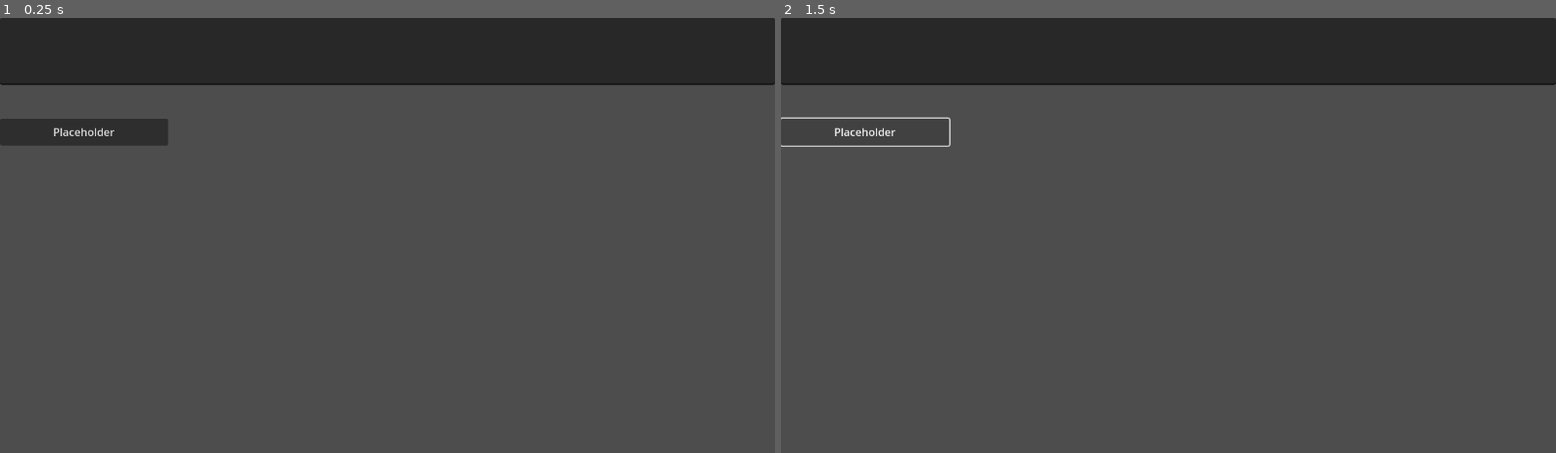
Above: before the commit, frames 1-2 (left to right).
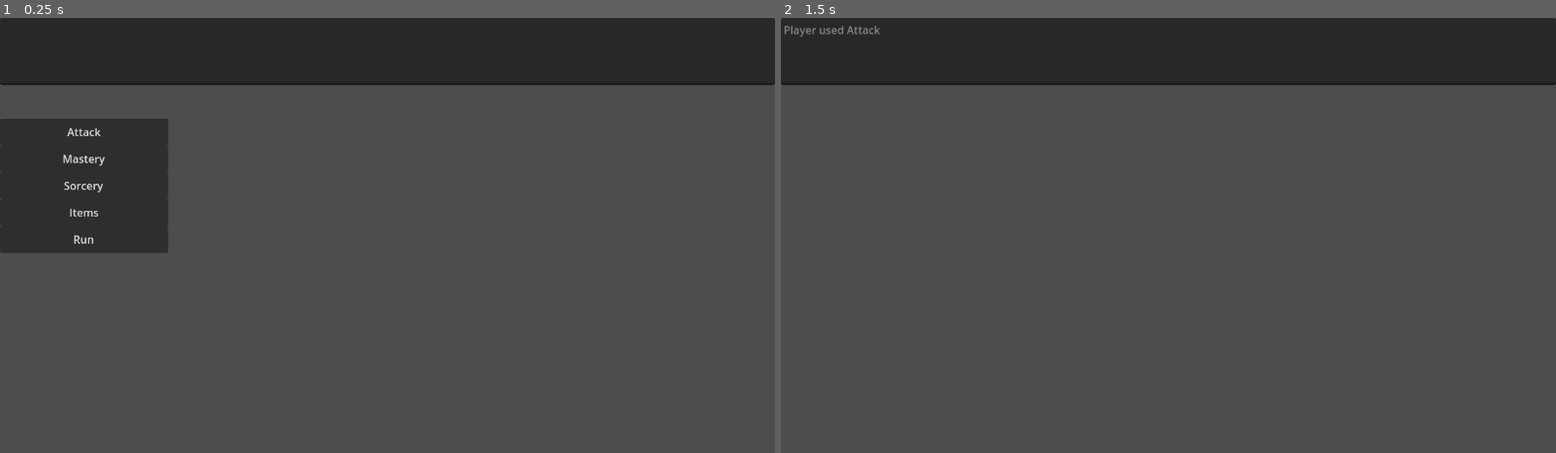
Above: after the commit, the same moments.

Repository: Vipul-Vaibhav27/TurnBasedRPG
Game: Godot game, scene res://Scenes/UI/combat_player_ui.tscn
The game is run twice, just before and just after one commit, with the same random seed, the same clock (stepped at 60 frames per second) and the same inputs.
Inputs (mouse positions are in pixels of both pictures, inside the frame that each line leads up to):
- Up to frame 1 (0.25 s): no input
- Up to frame 2 (1.5 s): click (866, 131) at 0.5 s, where only the run before the commit has a clickable "Placeholder"; click (866, 131) at 1.25 s, where only the run before the commit has a clickable "Placeholder"

The runs differ from the first frame. In frame 1, 5.3% of the frame differs, in the area x 0-22%, y 25-54%; in frame 2, 0.4%.
Error before the commit: Parse Error: Preload file "res://Scenes/menu_item.tscn" does not exist. (res://Scripts/UI/menu.gd:4)

Commit message:
Put sprites

Diff:
--- a/Data/player_enemies.json
+++ b/Data/player_enemies.json
@@ -1,4 +1,62 @@
 {
-	"Players" : ["Pikachu", "Charmander"],
-	"Enemies" : ["Bulbasour", "Squirtle"],
+	"Player" : {
+		"PK1" : {
+			"name" : "Charmander",
+			"types" : ["Fire"],
+			"base_stats": {
+				"HP": 78,
+				"ATK": 100,
+				"DEF": 200,
+				"SPATK": 100,
+				"SPDEF": 200,
+				"SPD": 10
+			},
+
+			"xp_yield" : 40,
+		},
+		"PK2" : {
+			"name" : "Squirtle",
+			"types" : ["Water"],
+			"base_stats": {
+				"HP": 150,
+				"ATK": 125,
+				"DEF": 173,
+				"SPATK": 200,
+				"SPDEF": 123,
+				"SPD": 6
+			},
+
+			"xp_yield" : 40,
+		},
+	},
+	"Enemy" : {
+		"PK3" : {
+			"name" : "Pikachu",
+			"types" : ["Electric"],
+			"base_stats": {
+				"HP": 175,
+				"ATK": 125,
+				"DEF": 125,
+				"SPATK": 250,
+				"SPDEF": 175,
+				"SPD": 3
+			},
+
+			"xp_yield" : 50,
+		},
+		"PK4" : {
+			"name" : "Bulbasaur",
+			"types" : ["Leaf"],
+			"base_stats": {
+				"HP": 123,
+				"ATK": 184,
+				"DEF": 125,
+				"SPATK": 238,
+				"SPDEF": 138,
+				"SPD": 5
+			},
+
+			"xp_yield" : 60,
+		},
+	},
 }
--- a/Scenes/enemy_character.tscn
+++ b/Scenes/enemy_character.tscn
@@ -1,6 +1,62 @@
-[gd_scene load_steps=2 format=3 uid="uid://crmeup0pjy7wf"]
+[gd_scene load_steps=10 format=3 uid="uid://crmeup0pjy7wf"]
 
 [ext_resource type="Script" uid="uid://ce135hhera764" path="res://Scripts/enemy_character.gd" id="1_kxb12"]
+[ext_resource type="Texture2D" uid="uid://yxkxoos47v6u" path="res://Assets/Art/worm spritesheet.png" id="2_2u673"]
+
+[sub_resource type="AtlasTexture" id="AtlasTexture_qev2r"]
+atlas = ExtResource("2_2u673")
+region = Rect2(0, 32, 32, 32)
+
+[sub_resource type="AtlasTexture" id="AtlasTexture_sqa42"]
+atlas = ExtResource("2_2u673")
+region = Rect2(32, 32, 32, 32)
+
+[sub_resource type="AtlasTexture" id="AtlasTexture_5k6cu"]
+atlas = ExtResource("2_2u673")
+region = Rect2(64, 32, 32, 32)
+
+[sub_resource type="AtlasTexture" id="AtlasTexture_n37lv"]
+atlas = ExtResource("2_2u673")
+region = Rect2(96, 32, 32, 32)
+
+[sub_resource type="AtlasTexture" id="AtlasTexture_umhxm"]
+atlas = ExtResource("2_2u673")
+region = Rect2(128, 32, 32, 32)
+
+[sub_resource type="AtlasTexture" id="AtlasTexture_w4pgr"]
+atlas = ExtResource("2_2u673")
+region = Rect2(160, 32, 32, 32)
+
+[sub_resource type="SpriteFrames" id="SpriteFrames_nsn3q"]
+animations = [{
+"frames": [{
+"duration": 1.0,
+"texture": SubResource("AtlasTexture_qev2r")
+}, {
+"duration": 1.0,
+"texture": SubResource("AtlasTexture_sqa42")
+}, {
+"duration": 1.0,
+"texture": SubResource("AtlasTexture_5k6cu")
+}, {
+"duration": 1.0,
+"texture": SubResource("AtlasTexture_n37lv")
+}, {
+"duration": 1.0,
+"texture": SubResource("AtlasTexture_umhxm")
+}, {
+"duration": 1.0,
+"texture": SubResource("AtlasTexture_w4pgr")
+}],
+"loop": true,
+"name": &"bite",
+"speed": 5.0
+}]
 
 [node name="EnemyCharacter" type="Node2D"]
 script = ExtResource("1_kxb12")
+
+[node name="AnimatedSprite2D" type="AnimatedSprite2D" parent="."]
+sprite_frames = SubResource("SpriteFrames_nsn3q")
+animation = &"bite"
+frame_progress = 0.16956457
--- a/Scenes/player_character.tscn
+++ b/Scenes/player_character.tscn
@@ -1,8 +1,76 @@
-[gd_scene load_steps=2 format=3 uid="uid://cf11t36eqnirk"]
+[gd_scene load_steps=12 format=3 uid="uid://cf11t36eqnirk"]
 
 [ext_resource type="Script" uid="uid://75a7pmwur4o5" path="res://Scripts/player_character.gd" id="1_qcwfp"]
+[ext_resource type="Texture2D" uid="uid://cfpxdj6it7bu5" path="res://Assets/Art/eyeball spritesheet.png" id="2_cmdk4"]
+
+[sub_resource type="AtlasTexture" id="AtlasTexture_o0f8b"]
+atlas = ExtResource("2_cmdk4")
+region = Rect2(0, 0, 32, 32)
+
+[sub_resource type="AtlasTexture" id="AtlasTexture_wko77"]
+atlas = ExtResource("2_cmdk4")
+region = Rect2(32, 0, 32, 32)
+
+[sub_resource type="AtlasTexture" id="AtlasTexture_pb3n0"]
+atlas = ExtResource("2_cmdk4")
+region = Rect2(64, 0, 32, 32)
+
+[sub_resource type="AtlasTexture" id="AtlasTexture_ons1q"]
+atlas = ExtResource("2_cmdk4")
+region = Rect2(96, 0, 32, 32)
+
+[sub_resource type="AtlasTexture" id="AtlasTexture_ajo0r"]
+atlas = ExtResource("2_cmdk4")
+region = Rect2(128, 0, 32, 32)
+
+[sub_resource type="AtlasTexture" id="AtlasTexture_flf3p"]
+atlas = ExtResource("2_cmdk4")
+region = Rect2(160, 0, 32, 32)
+
+[sub_resource type="AtlasTexture" id="AtlasTexture_fcng2"]
+atlas = ExtResource("2_cmdk4")
+region = Rect2(192, 0, 32, 32)
+
+[sub_resource type="AtlasTexture" id="AtlasTexture_q5hbr"]
+atlas = ExtResource("2_cmdk4")
+region = Rect2(224, 0, 32, 32)
+
+[sub_resource type="SpriteFrames" id="SpriteFrames_w775p"]
+animations = [{
+"frames": [{
+"duration": 1.0,
+"texture": SubResource("AtlasTexture_o0f8b")
+}, {
+"duration": 1.0,
+"texture": SubResource("AtlasTexture_wko77")
+}, {
+"duration": 1.0,
+"texture": SubResource("AtlasTexture_pb3n0")
+}, {
+"duration": 1.0,
+"texture": SubResource("AtlasTexture_ons1q")
+}, {
+"duration": 1.0,
+"texture": SubResource("AtlasTexture_ajo0r")
+}, {
+"duration": 1.0,
+"texture": SubResource("AtlasTexture_flf3p")
+}, {
+"duration": 1.0,
+"texture": SubResource("AtlasTexture_fcng2")
+}, {
+"duration": 1.0,
+"texture": SubResource("AtlasTexture_q5hbr")
+}],
+"loop": true,
+"name": &"Idle",
+"speed": 8.0
+}]
 
 [node name="PlayerCharacter" type="Node2D"]
 script = ExtResource("1_qcwfp")
 
 [node name="AnimatedSprite2D" type="AnimatedSprite2D" parent="."]
+sprite_frames = SubResource("SpriteFrames_w775p")
+animation = &"Idle"
+frame_progress = 0.077106476
--- a/Scripts/UI/menu.gd
+++ b/Scripts/UI/menu.gd
@@ -1,7 +1,7 @@
 extends Control
 
 @onready var menu_container = $MenuContainer
-@onready var menu_item = preload("res://Scenes/menu_item.tscn")
+@onready var menu_item = preload("res://Scenes/UI/menu_item.tscn")
 
 # Called when the node enters the scene tree for the first time.
 func _ready() -> void:
--- a/Scripts/player_character.gd
+++ b/Scripts/player_character.gd
@@ -1,11 +1,46 @@
 extends Node2D
 
+var player_pokemon_instances = {}
 
 # Called when the node enters the scene tree for the first time.
 func _ready() -> void:
-	pass # Replace with function body.
+	var pokemon_file_path = "res://Data/player_enemies.json"
+	var player_pokemon_list = load_parse_json(pokemon_file_path)["Player"]
+
+	for pokemon in player_pokemon_list:
+		var instance = PokemonInstance
+		player_pokemon_list[pokemon]["name"]
+		player_pokemon_instances[instance.name] = instance
 
 
 # Called every frame. 'delta' is the elapsed time since the previous frame.
 func _process(delta: float) -> void:
 	pass
+
+# Functions for loading and parsing jsons
+
+func load_parse_json(file_path : String) -> Variant:
+	var json_string = load_file_contents(file_path)
+	var json_parsed = parse_json(json_string)
+	return json_parsed
+
+func parse_json(json_string : String) -> Variant:
+	var json = JSON.new()
+	var error = json.parse(json_string)
+
+	if (error != OK):
+		printerr("JSON Parse Error: ", json.get_error_message(), " in ", json_string, " at line ", json.get_error_line())
+		return {}
+	return json.data
+
+func load_file_contents(file_path : String) -> String:
+	var file = FileAccess.open(file_path, FileAccess.READ)
+	var file_string = ""
+
+	if (file == null):
+		printerr("File Open Error: ", error_string(FileAccess.get_open_error()), " for File: ", file_path)
+	else:
+		file_string = file.get_as_text()
+		file.close()
+
+	return file_string
--- a/project.godot
+++ b/project.godot
@@ -47,5 +47,6 @@
 
 [rendering]
 
+textures/canvas_textures/default_texture_filter=0
 renderer/rendering_method="gl_compatibility"
 renderer/rendering_method.mobile="gl_compatibility"
Binary file added: Assets/Art/butterfly spritesheet.png
Not shown, added: Assets/Art/butterfly spritesheet.png.import
Binary file added: Assets/Art/eyeball spritesheet.png
Not shown, added: Assets/Art/eyeball spritesheet.png.import
Binary file added: Assets/Art/plant spritesheet.png
Not shown, added: Assets/Art/plant spritesheet.png.import
Binary file added: Assets/Art/worm spritesheet.png
Not shown, added: Assets/Art/worm spritesheet.png.import
